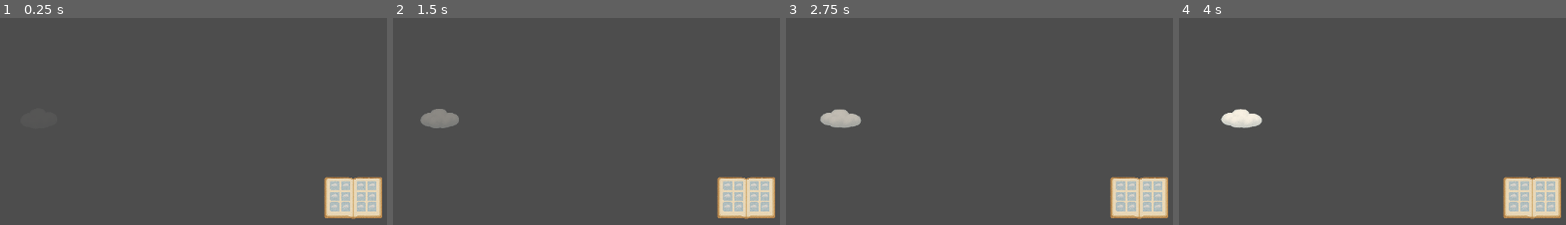
Above: before the commit, frames 1-4 (left to right).
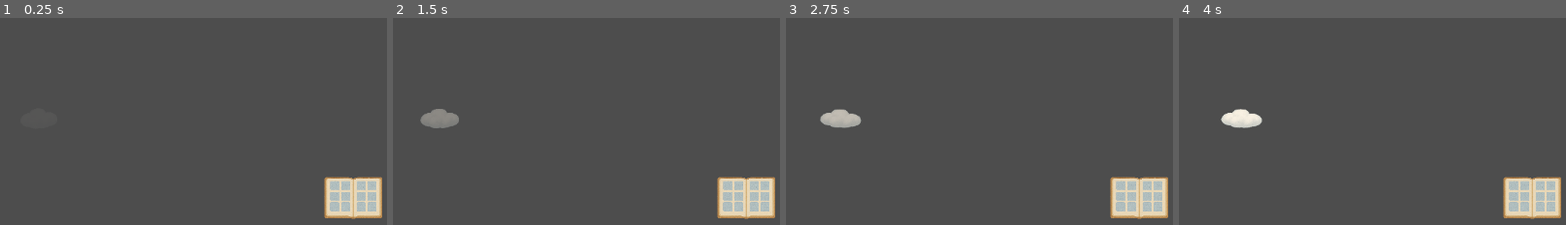
Above: after the commit, the same moments.

Repository: misterbamboo/ld-58
Game: Godot game, scene res://MainScene.tscn
Same seed, same stepped clock (60 frames per second), same inputs: the game is played once before the commit and once after it.
Inputs (mouse positions are % of the whole screen's width and height, from its top left):
- Up to frame 1 (0.25 s): no input
- Up to frame 2 (1.5 s): tap Enter at 0.5 s; move the mouse to (72, 44) at 0.52 s; click (72, 44) at 0.67 s; move the mouse to (30, 54) at 1.27 s; click (30, 54) at 1.42 s
- Up to frame 3 (2.75 s): move the mouse to (60, 26) at 2.02 s; click (60, 26) at 2.17 s
- Up to frame 4 (4 s): move the mouse to (45, 70) at 2.77 s; click (45, 70) at 2.92 s; move the mouse to (80, 65) at 3.52 s; click (80, 65) at 3.67 s
The pictures show only the part of the screen within x 50-100%, y 50-100%; the shares and areas given below are measured in that part.

The runs differ from the first frame. In frame 1, 0.1% of the frame differs, in the area x 85-97%, y 79-92%; in frame 2, 0.1%; in frame 3, 0.1%; in frame 4, 0.1%.

Commit message:
feat: Animate memory aquisition

Diff:
--- a/src/game/florence-memories/clouds/cloud_shape.gd
+++ b/src/game/florence-memories/clouds/cloud_shape.gd
@@ -123,3 +123,9 @@
 
 	ready_flag = true
 	return true
+
+func capture_memory() -> void:
+	start_fadeout()
+
+func get_cloud_image() -> Texture2D:
+	return cloud_image
--- a/src/game/florence-memories/memories-book/memories-book.tscn
+++ b/src/game/florence-memories/memories-book/memories-book.tscn
@@ -2,7 +2,7 @@
 
 [ext_resource type="Texture2D" uid="uid://cd8a6qrjmqtgn" path="res://memories-book/assets/memories-book.png" id="1_d8g1i"]
 [ext_resource type="Script" uid="uid://cnk6pyucjx6bw" path="res://memories-book/toggle-size-book.gd" id="1_snies"]
-[ext_resource type="Texture2D" uid="uid://cu0qaovexkhsb" path="res://clouds/assets/car-cloud.png" id="3_pdfwl"]
+[ext_resource type="Script" uid="uid://yw0s7txu4aek" path="res://memories-book/memory_collector.gd" id="2_collector"]
 
 [node name="MemoriesBook" type="Control"]
 layout_mode = 3
@@ -11,7 +11,7 @@
 anchor_bottom = 1.0
 grow_horizontal = 2
 grow_vertical = 2
-script = ExtResource("1_snies")
+script = ExtResource("2_collector")
 
 [node name="TextureRect" type="TextureRect" parent="."]
 layout_mode = 1
@@ -29,6 +29,7 @@
 size_flags_vertical = 8
 texture = ExtResource("1_d8g1i")
 expand_mode = 1
+script = ExtResource("1_snies")
 
 [node name="HBoxContainer" type="HBoxContainer" parent="TextureRect"]
 layout_mode = 0
@@ -48,7 +49,6 @@
 layout_mode = 2
 size_flags_horizontal = 3
 size_flags_vertical = 3
-texture = ExtResource("3_pdfwl")
 expand_mode = 1
 stretch_mode = 5
 
@@ -57,7 +57,6 @@
 layout_mode = 2
 size_flags_horizontal = 3
 size_flags_vertical = 3
-texture = ExtResource("3_pdfwl")
 expand_mode = 1
 stretch_mode = 5
 
@@ -66,7 +65,6 @@
 layout_mode = 2
 size_flags_horizontal = 3
 size_flags_vertical = 3
-texture = ExtResource("3_pdfwl")
 expand_mode = 1
 stretch_mode = 5
 
@@ -75,7 +73,6 @@
 layout_mode = 2
 size_flags_horizontal = 3
 size_flags_vertical = 3
-texture = ExtResource("3_pdfwl")
 expand_mode = 1
 stretch_mode = 5
 
@@ -84,7 +81,6 @@
 layout_mode = 2
 size_flags_horizontal = 3
 size_flags_vertical = 3
-texture = ExtResource("3_pdfwl")
 expand_mode = 1
 stretch_mode = 5
 
@@ -93,7 +89,6 @@
 layout_mode = 2
 size_flags_horizontal = 3
 size_flags_vertical = 3
-texture = ExtResource("3_pdfwl")
 expand_mode = 1
 stretch_mode = 5
 
@@ -113,7 +108,6 @@
 layout_mode = 2
 size_flags_horizontal = 3
 size_flags_vertical = 3
-texture = ExtResource("3_pdfwl")
 expand_mode = 1
 stretch_mode = 5
 
@@ -122,7 +116,6 @@
 layout_mode = 2
 size_flags_horizontal = 3
 size_flags_vertical = 3
-texture = ExtResource("3_pdfwl")
 expand_mode = 1
 stretch_mode = 5
 
@@ -131,7 +124,6 @@
 layout_mode = 2
 size_flags_horizontal = 3
 size_flags_vertical = 3
-texture = ExtResource("3_pdfwl")
 expand_mode = 1
 stretch_mode = 5
 
@@ -140,7 +132,6 @@
 layout_mode = 2
 size_flags_horizontal = 3
 size_flags_vertical = 3
-texture = ExtResource("3_pdfwl")
 expand_mode = 1
 stretch_mode = 5
 
@@ -149,7 +140,6 @@
 layout_mode = 2
 size_flags_horizontal = 3
 size_flags_vertical = 3
-texture = ExtResource("3_pdfwl")
 expand_mode = 1
 stretch_mode = 5
 
@@ -158,7 +148,6 @@
 layout_mode = 2
 size_flags_horizontal = 3
 size_flags_vertical = 3
-texture = ExtResource("3_pdfwl")
 expand_mode = 1
 stretch_mode = 5
 
--- /dev/null
+++ b/src/game/florence-memories/memories-book/memory_collector.gd
@@ -0,0 +1,87 @@
+extends Control
+
+const MAX_MEMORY_SLOTS: int = 12
+const ANIMATION_DURATION: float = 0.7
+
+var memory_slots: Array[Texture2D] = []
+var next_slot_index: int = 0
+
+func _ready() -> void:
+	initialize_memory_slots()
+	MessageBus.subscribe("highlight_clicked", _on_highlight_clicked)
+
+func initialize_memory_slots() -> void:
+	memory_slots.resize(MAX_MEMORY_SLOTS)
+
+func _on_highlight_clicked(data: Dictionary) -> void:
+	var shape = data.get("shape") as CloudShape
+	if shape and has_available_slot():
+		capture_memory(shape)
+
+func capture_memory(shape: CloudShape) -> void:
+	var texture = shape.get_cloud_image()
+	if texture == null:
+		return
+
+	var start_pos = shape.global_position
+	shape.capture_memory()
+
+	spawn_and_animate_memory(texture, start_pos)
+
+func spawn_and_animate_memory(texture: Texture2D, start_pos: Vector2) -> void:
+	var flying_sprite = create_flying_sprite(texture, start_pos)
+	get_tree().root.add_child(flying_sprite)
+
+	var slot_index = get_next_available_slot()
+	var target_pos = get_memory_slot_global_position(slot_index)
+
+	animate_to_book(flying_sprite, target_pos, slot_index, texture)
+
+func create_flying_sprite(texture: Texture2D, start_pos: Vector2) -> Sprite2D:
+	var sprite = Sprite2D.new()
+	sprite.texture = texture
+	sprite.global_position = start_pos
+	sprite.z_index = 100
+	return sprite
+
+func animate_to_book(sprite: Sprite2D, target_pos: Vector2, slot_index: int, texture: Texture2D) -> void:
+	var tween = create_tween()
+	tween.set_ease(Tween.EASE_IN_OUT)
+	tween.set_trans(Tween.TRANS_CUBIC)
+
+	tween.tween_property(sprite, "global_position", target_pos, ANIMATION_DURATION)
+	tween.parallel().tween_property(sprite, "scale", Vector2(0.3, 0.3), ANIMATION_DURATION)
+
+	tween.finished.connect(func(): on_animation_complete(sprite, slot_index, texture))
+
+func on_animation_complete(sprite: Sprite2D, slot_index: int, texture: Texture2D) -> void:
+	fill_memory_slot(slot_index, texture)
+	sprite.queue_free()
+	next_slot_index += 1
+
+func fill_memory_slot(slot_index: int, texture: Texture2D) -> void:
+	memory_slots[slot_index] = texture
+	var memory_node = get_memory_node_by_index(slot_index)
+	if memory_node:
+		memory_node.texture = texture
+
+func get_memory_node_by_index(slot_index: int) -> TextureRect:
+	var texture_rect = $TextureRect
+	if slot_index < 6:
+		return texture_rect.get_node("HBoxContainer/GridContainerLeft").get_child(slot_index)
+	else:
+		return texture_rect.get_node("HBoxContainer/GridContainerRight").get_child(slot_index - 6)
+
+func get_memory_slot_global_position(slot_index: int) -> Vector2:
+	var memory_node = get_memory_node_by_index(slot_index)
+	if memory_node:
+		return memory_node.global_position + memory_node.size / 2.0
+	return Vector2.ZERO
+
+func has_available_slot() -> bool:
+	return next_slot_index < MAX_MEMORY_SLOTS
+
+func get_next_available_slot() -> int:
+	if has_available_slot():
+		return next_slot_index
+	return -1
--- a/src/game/florence-memories/memories-book/toggle-size-book.gd
+++ b/src/game/florence-memories/memories-book/toggle-size-book.gd
@@ -1,4 +1,4 @@
-extends Control
+extends TextureRect
 
 const SIZE_SMALL: int = 100
 const SIZE_BIG: int = 600
@@ -18,8 +18,8 @@
 var is_big: bool = false
 
 func _ready() -> void:
-	$TextureRect.mouse_filter = Control.MOUSE_FILTER_IGNORE
-	$TextureRect/ClickZone.gui_input.connect(_on_click_zone_input)
+	mouse_filter = Control.MOUSE_FILTER_IGNORE
+	$ClickZone.gui_input.connect(_on_click_zone_input)
 
 func _on_click_zone_input(event: InputEvent):
 	if event is InputEventMouseButton:
@@ -48,15 +48,14 @@
 	return float(desired_size) / float(get_current_size())
 
 func animate_texture_rect(tween: Tween, desired_size: int) -> void:
-	var texture_rect = $TextureRect
-	var new_offset_left = texture_rect.offset_right - desired_size
-	var new_offset_top = texture_rect.offset_bottom - desired_size
+	var new_offset_left = offset_right - desired_size
+	var new_offset_top = offset_bottom - desired_size
 
-	tween.tween_property(texture_rect, "offset_left", new_offset_left, ANIMATION_DURATION)
-	tween.parallel().tween_property(texture_rect, "offset_top", new_offset_top, ANIMATION_DURATION)
+	tween.tween_property(self, "offset_left", new_offset_left, ANIMATION_DURATION)
+	tween.parallel().tween_property(self, "offset_top", new_offset_top, ANIMATION_DURATION)
 
 func animate_click_zone(tween: Tween, desired_size: int) -> void:
-	var click_zone = $TextureRect/ClickZone
+	var click_zone = $ClickZone
 	var new_offset_left = click_zone.offset_right - desired_size
 	var new_offset_top = click_zone.offset_bottom - desired_size
 
@@ -64,7 +63,7 @@
 	tween.parallel().tween_property(click_zone, "offset_top", new_offset_top, ANIMATION_DURATION)
 
 func animate_memory_container(tween: Tween, scale_factor: float) -> void:
-	var hbox = $TextureRect/HBoxContainer
+	var hbox = $HBoxContainer
 	var target_offset = get_hbox_target_offset()
 	var target_size = get_hbox_target_size()
 
@@ -81,8 +80,8 @@
 
 func animate_memory_items(tween: Tween) -> void:
 	var memory_size = get_memory_item_size()
-	var left_grid = $TextureRect/HBoxContainer/GridContainerLeft
-	var right_grid = $TextureRect/HBoxContainer/GridContainerRight
+	var left_grid = $HBoxContainer/GridContainerLeft
+	var right_grid = $HBoxContainer/GridContainerRight
 
 	animate_grid_children(tween, left_grid, memory_size)
 	animate_grid_children(tween, right_grid, memory_size)
Not shown, added: src/game/florence-memories/memories-book/memory_collector.gd.uid
